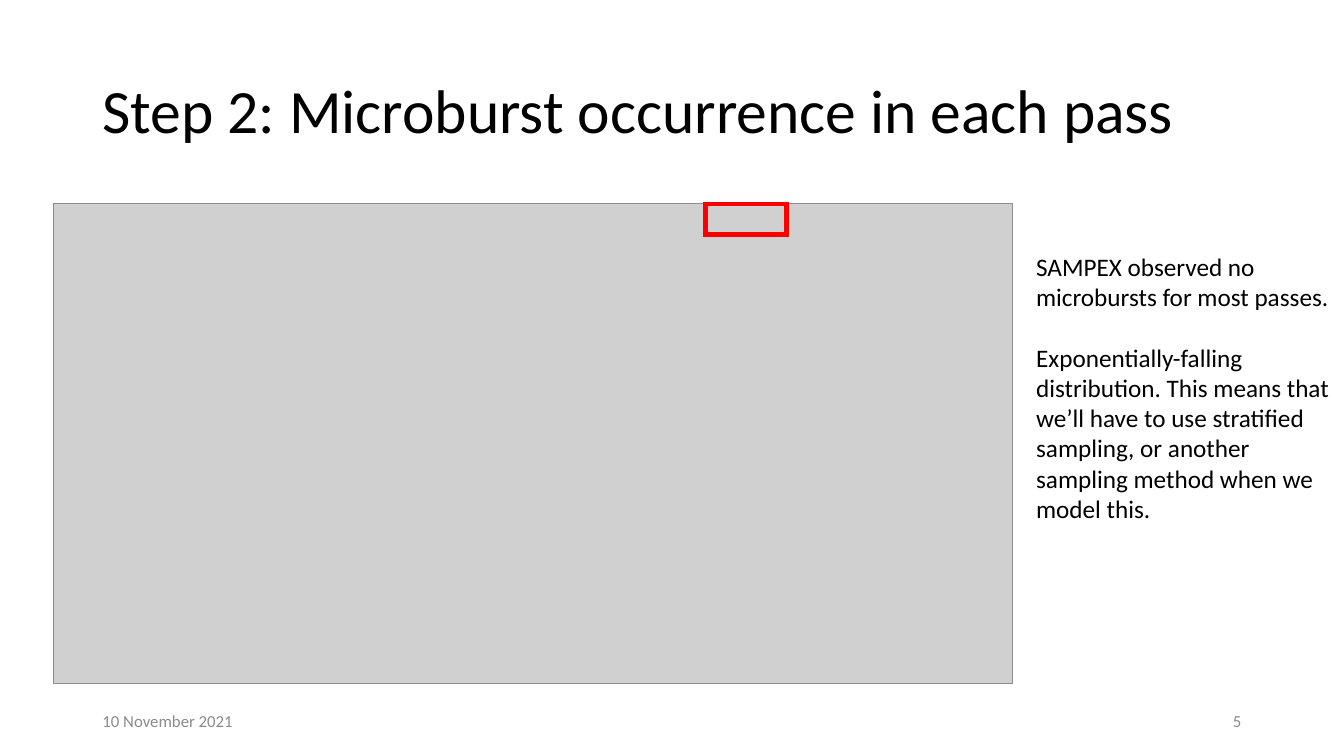
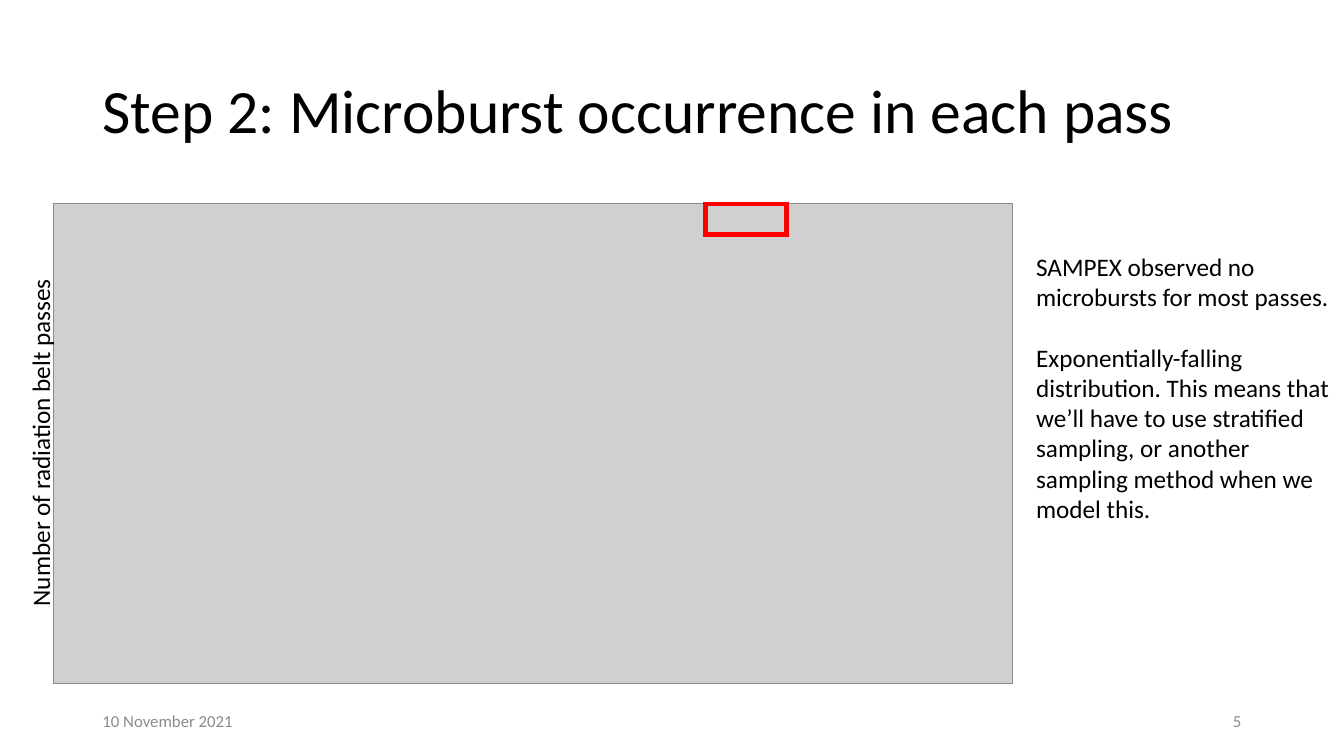
Before and after one commit to mshumko/sampex_microburst_indices, a slide deck: slide 5 of presentations/20211110_microbursts_vs_indices.pptx. Drawn at 1344x756 pixels with LibreOffice and Linux fonts; fonts in the diff are those of the drawing; grey boxes stand for pictures. Boxes give left, top, right and bottom in pixels: in the first picture for what was removed or moved away, otherwise in the second. Text is boxed around its words. In the diff, an @@ line names an element or a change of style, - is before the commit and + after.

```diff
--- a/presentations/20211110_microbursts_vs_indices.pptx
+++ b/presentations/20211110_microbursts_vs_indices.pptx
@@ text added at (26, 285, 57, 604), 18 pt, text #000000 @@
+Number of radiation belt passes
```
Also in this commit, not shown: 3 other slides changed, 1 slide added, 1 other file.
